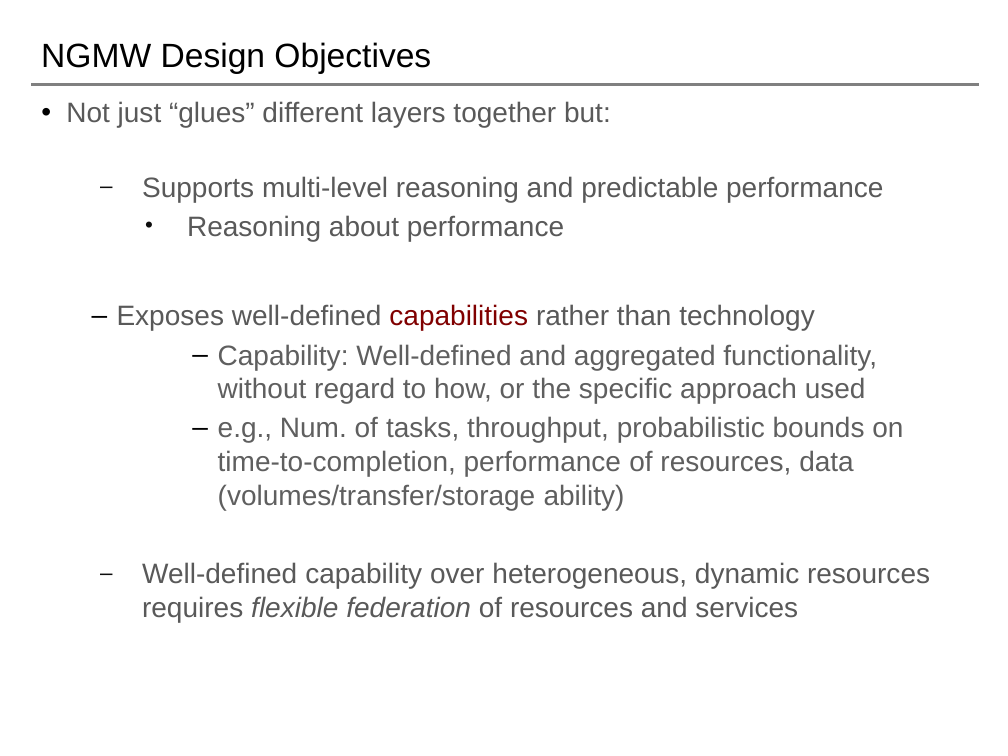
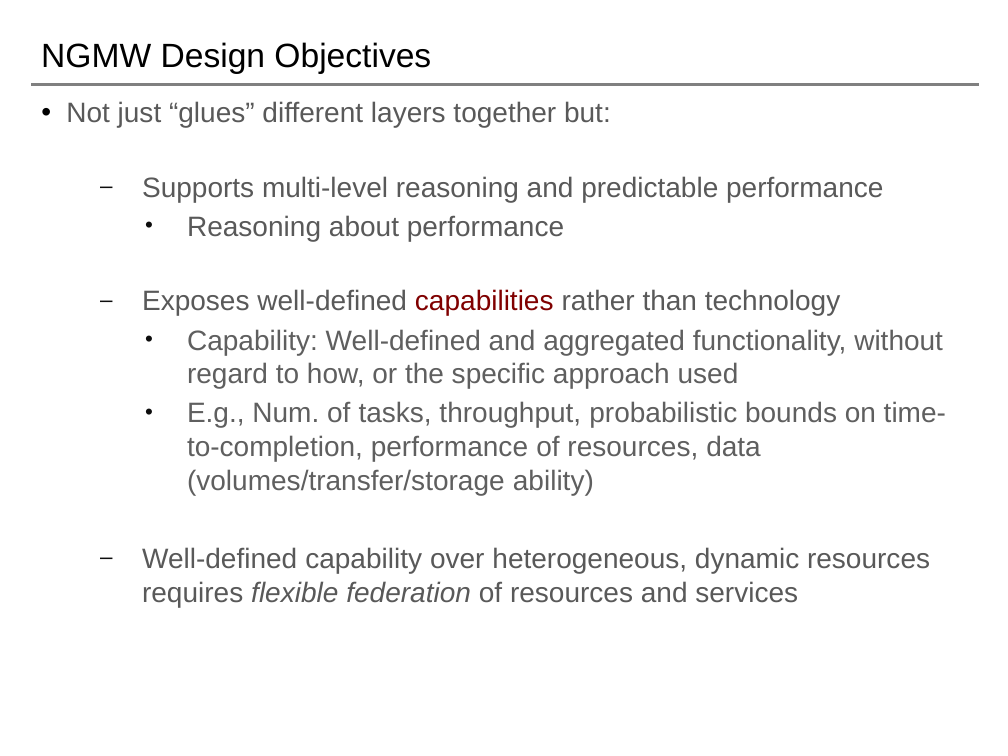
Before and after one commit to saga-project/NGMW, a slide deck: slide 8 of presentations/radical-modsim.pptx. Drawn at 1008x756 pixels with LibreOffice and Linux fonts; fonts in the diff are those of the drawing; background and template pictures are left out. Boxes give left, top, right and bottom in pixels: in the first picture for what was removed or moved away, otherwise in the second. Text is boxed around its words. In the diff, an @@ line names an element or a change of style, - is before the commit and + after.

```diff
--- a/presentations/radical-modsim.pptx
+++ b/presentations/radical-modsim.pptx
@@ text at (142,289,943,388): indent changed; bullet colour #000000 to #0D0D0D; bullet – to •; list level 4 to 3 in "Capability: Well-defined and aggregated functionality, ..." @@
@@ text at (187,401,946,495): text changed @@
-      – e.g., Num. of tasks, throughput, probabilistic bounds on time-to-completion, performance of resources, data (volumes/transfer/storage ability)
+    • E.g., Num. of tasks, throughput, probabilistic bounds on time-to-completion, performance of resources, data (volumes/transfer/storage ability)
```
Also in this commit, not shown: 3 other slides changed, 1 slide added.
